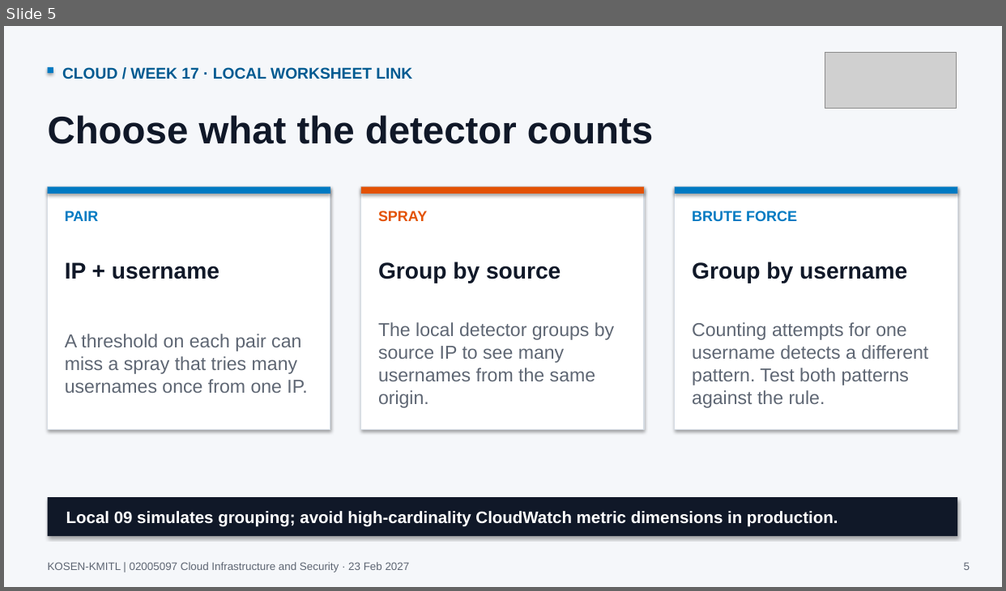
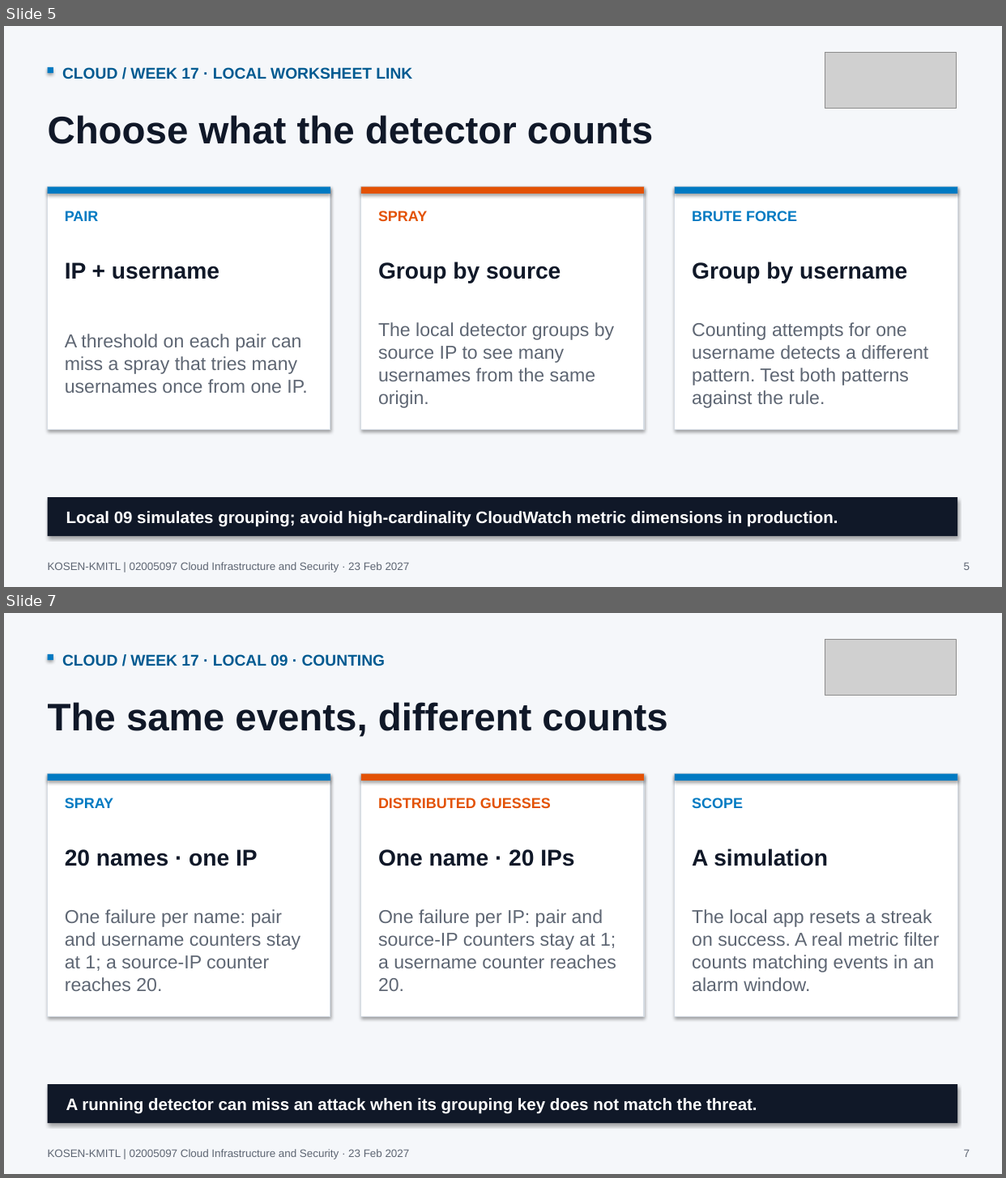
Before and after one commit to nutthakorn7/cloud-infrastructure-security, a slide deck: slides/weekly-bridges/output/Week17_Cloud_Course_Bridge.pptx. Shown one above the other, each under a label of ours: slide 5 before the commit, slides 5 and 7 after it; the slides between them are not shown. The pictures are 1006x591 and 1006x1178 pixels, drawn with LibreOffice and Linux fonts; fonts in the diff are those of the drawing; grey boxes stand for pictures. Boxes give left, top, right and bottom in pixels: in the first picture for what was removed or moved away, otherwise in the second. Text is boxed around its words. In the diff, an @@ line names an element or a change of style, - is before the commit and + after.

Commit message:
Align Week 17 monitoring lab and Local 09 teaching

```diff
--- a/slides/weekly-bridges/output/Week17_Cloud_Course_Bridge.pptx
+++ b/slides/weekly-bridges/output/Week17_Cloud_Course_Bridge.pptx
@@ slide 7 added at bbox=[4, 613, 1002, 1174], background #F5F7FA @@
@@ rectangle added at bbox=[48, 654, 53, 660], fill #007AC2 @@
@@ text added at bbox=[62, 654, 386, 666], 15 pt, text #005A91, bold @@
+CLOUD / WEEK 17 · LOCAL 09 · COUNTING
@@ picture added at bbox=[825, 639, 957, 696] @@
@@ text added at bbox=[48, 702, 667, 737], 37 pt, text #101828, bold @@
+The same events, different counts
@@ rectangle added at bbox=[48, 774, 330, 1017], fill #FFFFFF, outline #D5DCE4 0.8 pt @@
@@ rectangle added at bbox=[48, 774, 330, 781], fill #007AC2 @@
@@ rectangle added at bbox=[361, 774, 644, 1017], fill #FFFFFF, outline #D5DCE4 0.8 pt @@
@@ rectangle added at bbox=[361, 774, 644, 781], fill #E35205 @@
@@ rectangle added at bbox=[675, 774, 957, 1017], fill #FFFFFF, outline #D5DCE4 0.8 pt @@
@@ rectangle added at bbox=[675, 774, 957, 781], fill #007AC2 @@
@@ text added at bbox=[65, 798, 113, 808], 14 pt, text #007AC2, bold @@
+SPRAY
@@ text added at bbox=[378, 798, 551, 808], 14 pt, text #E35205, bold @@
+DISTRIBUTED GUESSES
@@ text added at bbox=[692, 798, 743, 808], 14 pt, text #007AC2, bold @@
+SCOPE
@@ text added at bbox=[65, 850, 258, 867], 22 pt, text #101828, bold @@
+20 names · one IP
@@ text added at bbox=[378, 850, 574, 867], 22 pt, text #101828, bold @@
+One name · 20 IPs
@@ text added at bbox=[692, 849, 828, 867], 22 pt, text #101828, bold @@
+A simulation
@@ text added at bbox=[65, 909, 300, 991], 18 pt, text #5E6673 @@
+One failure per name: pair and username counters stay at 1; a source-IP counter reaches 20.
@@ text added at bbox=[378, 909, 616, 991], 18 pt, text #5E6673 @@
+One failure per IP: pair and source-IP counters stay at 1; a username counter reaches 20.
@@ text added at bbox=[692, 909, 940, 991], 18 pt, text #5E6673 @@
+The local app resets a streak on success. A real metric filter counts matching events in an alarm window.
@@ rectangle added at bbox=[48, 1084, 957, 1123], fill #101828 @@
@@ text added at bbox=[66, 1098, 757, 1114], 16 pt, text #FFFFFF, bold @@
+A running detector can miss an attack when its grouping key does not match the threat.
@@ text added at bbox=[48, 1149, 410, 1160], 10.5 pt, text #5E6673 @@
+KOSEN-KMITL | 02005097 Cloud Infrastructure and Security · 23 Feb 2027
@@ text added at bbox=[964, 1150, 970, 1157], 10.5 pt, text #5E6673 @@
+7
```
Also in this commit, not shown: 2 slides changed, 1 other slide added, 4 other files.
